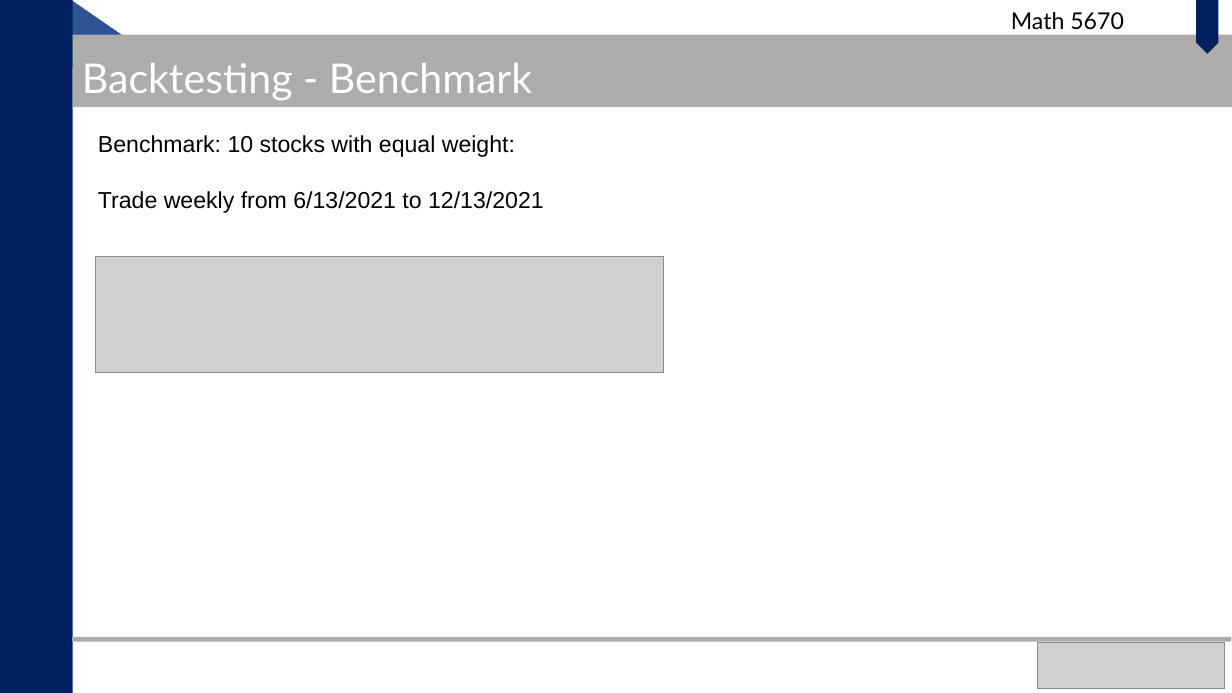
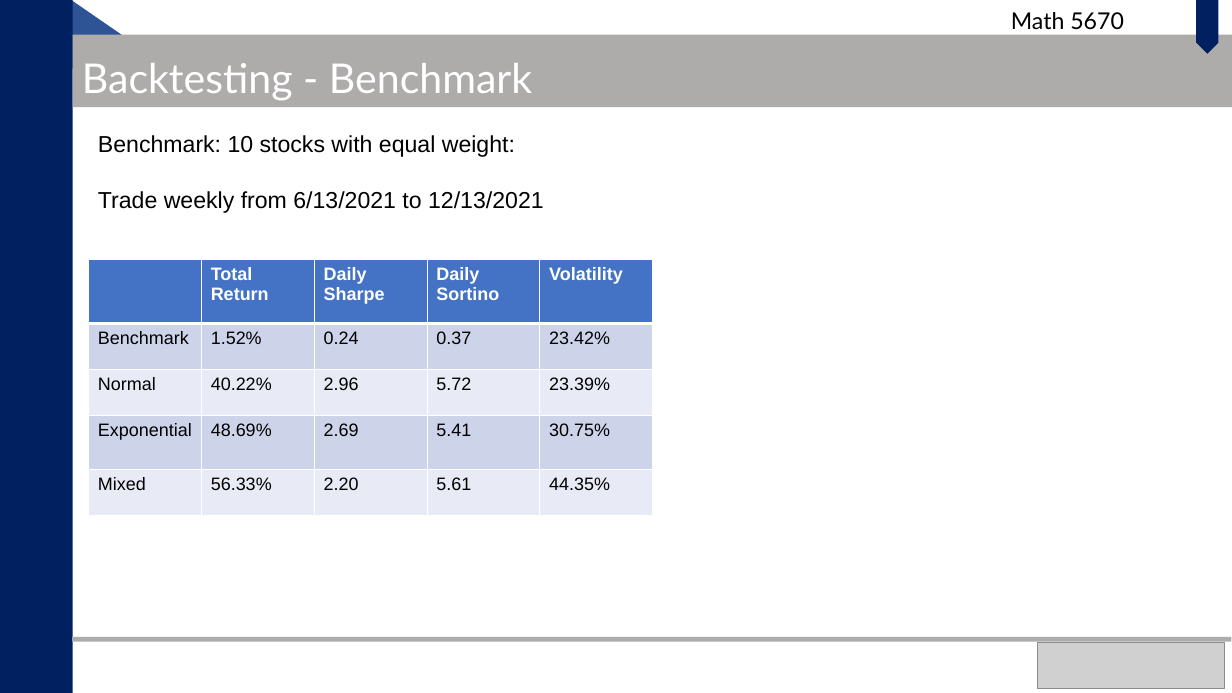
Before and after one commit to yellowzijian/Math5670_Final_Project, a slide deck: slide 16 of Math_5671_Zijian_Lubing.pptx. Drawn at 1232x693 pixels with LibreOffice and Linux fonts; fonts in the diff are those of the drawing; grey boxes stand for pictures. Boxes give left, top, right and bottom in pixels: in the first picture for what was removed or moved away, otherwise in the second. Text is boxed around its words. In the diff, an @@ line names an element or a change of style, - is before the commit and + after.

```diff
--- a/Math_5671_Zijian_Lubing.pptx
+++ b/Math_5671_Zijian_Lubing.pptx
@@ table added at <box>89,259,653,516</box>, 5 rows, 5 columns @@
+ | Total Return | Daily Sharpe | Daily Sortino | Volatility
+Benchmark | 1.52% | 0.24 | 0.37 | 23.42%
+Normal | 40.22% | 2.96 | 5.72 | 23.39%
+Exponential | 48.69% | 2.69 | 5.41 | 30.75%
+Mixed | 56.33% | 2.20 | 5.61 | 44.35%
@@ picture removed at <box>95,256,664,372</box> @@
```
Also in this commit, not shown: 11 other slides changed.
